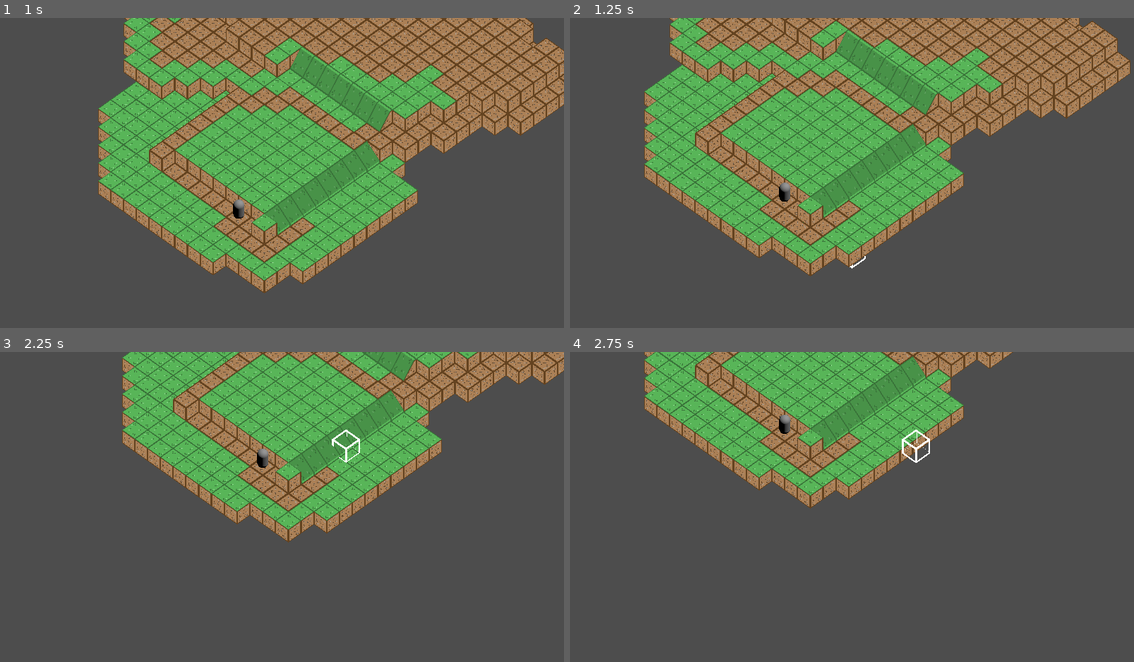
Above: before the commit, frames 1-4 (two rows, left to right).
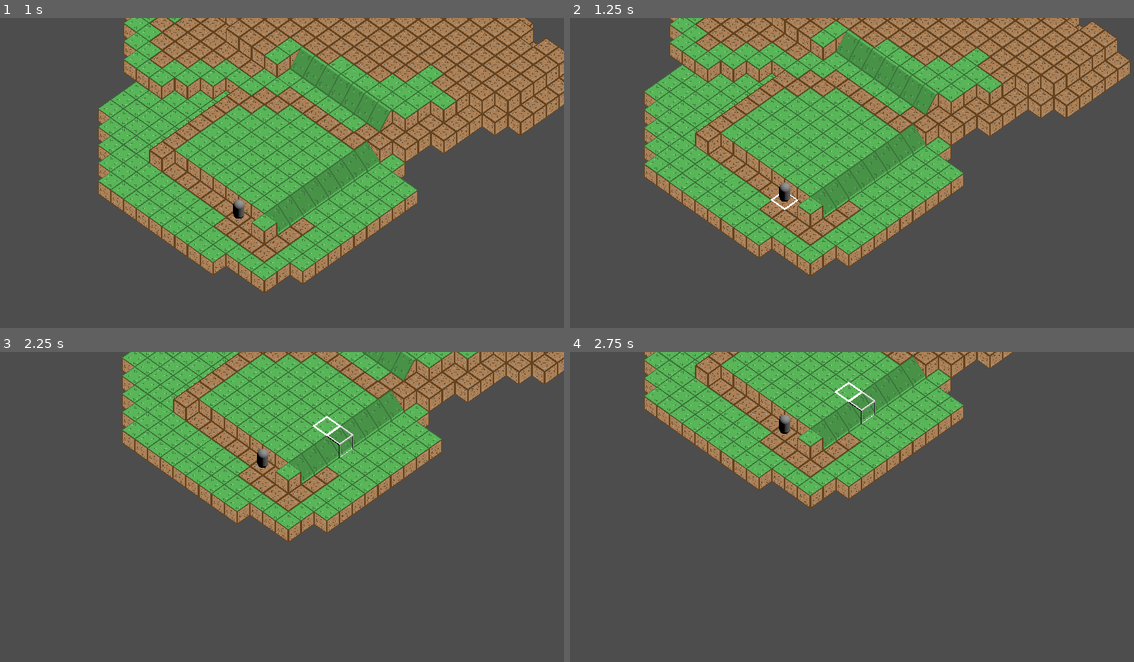
Above: after the commit, the same moments.

Repository: cannibalisticwalrus/GodotGameboardFramework
Game: Godot game, scene res://Scenes/TesterMap.tscn
Same seed, same stepped clock (60 frames per second), same inputs: the game is played once before the commit and once after it.
Inputs (mouse positions are in pixels of both pictures, inside the frame that each line leads up to):
- Up to frame 1 (1 s): tap Enter at 0.5 s; move the mouse to (406, 160) at 0.52 s; press the mouse at (406, 160) at 0.53 s; hold D (Right) from 0.53 s (still down)
- Up to frame 2 (1.25 s): keep holding D (Right)
- Up to frame 3 (2.25 s): move the mouse to (169, 525) at 1.27 s; release D (Right) at 1.28 s; release the mouse at (169, 525) at 1.28 s; hold S (Down) 1.28-2.03 s; click (169, 525) at 1.35 s; move the mouse to (338, 441) at 2.02 s; press the mouse at (338, 441) at 2.03 s; hold D (Right) from 2.03 s (still down)
- Up to frame 4 (2.75 s): keep holding D (Right)

Frame 1 is identical in both runs. In frame 2, less than 0.1% of the frame differs, in the area x 35-53%, y 56-81%; in frame 3, 0.2%; in frame 4, 0.3%, in the area x 46-64%, y 9-36%.

Commit message:
Cursor spawns additional cursors to highlight valid movement squares

Diff:
--- /dev/null
+++ b/Scenes/SelectorMesh_spawnling.gd
@@ -0,0 +1,11 @@
+extends Node3D
+
+
+# Called when the node enters the scene tree for the first time.
+func _ready():
+	pass # Replace with function body.
+
+
+# Called every frame. 'delta' is the elapsed time since the previous frame.
+func _process(delta):
+	pass;
--- /dev/null
+++ b/Scenes/SelectorMesh_spawnling.tscn
@@ -0,0 +1,10 @@
+[gd_scene load_steps=3 format=3 uid="uid://dk4rohtdhu245"]
+
+[ext_resource type="Script" path="res://Scenes/SelectorMesh_spawnling.gd" id="1_4aotc"]
+[ext_resource type="ArrayMesh" uid="uid://bl8tkfghjhxfq" path="res://Assets/Meshes/sm_CubeSelector.res" id="1_fujtb"]
+
+[node name="Node3D" type="Node3D"]
+script = ExtResource("1_4aotc")
+
+[node name="MeshInstance3D" type="MeshInstance3D" parent="."]
+mesh = ExtResource("1_fujtb")
--- /dev/null
+++ b/Scenes/Spawner.gd
@@ -0,0 +1,9 @@
+extends Node3D
+
+# Called when the node enters the scene tree for the first time.
+func _ready():
+	pass; # Replace with function body.
+
+# Called every frame. 'delta' is the elapsed time since the previous frame.
+func _process(delta):
+	pass;
--- a/Scenes/TesterMap.tscn
+++ b/Scenes/TesterMap.tscn
@@ -1,13 +1,15 @@
-[gd_scene load_steps=11 format=3 uid="uid://dcf5cty5d683y"]
+[gd_scene load_steps=13 format=3 uid="uid://b4jrymenv00qu"]
 
 [ext_resource type="MeshLibrary" uid="uid://binneyklhoj26" path="res://Assets/Libraries/ml_Basics.tres" id="1_b4xvv"]
 [ext_resource type="Script" path="res://Scripts/src_GameMode.gd" id="1_oyg00"]
-[ext_resource type="Script" path="res://Scripts/scr_GameplayCamera3D.gd" id="2_0i7bh"]
-[ext_resource type="Script" path="res://Scripts/scr_GridMap.gd" id="2_v3the"]
+[ext_resource type="Script" path="res://Scripts/scr_Gameboard.gd" id="3_xsrmb"]
 [ext_resource type="ArrayMesh" uid="uid://bl8tkfghjhxfq" path="res://Assets/Meshes/sm_CubeSelector.res" id="4_bqyx1"]
+[ext_resource type="Script" path="res://Scripts/scr_PlayerController.gd" id="4_hw2di"]
 [ext_resource type="Material" uid="uid://bdtxrtrheu3f3" path="res://Assets/Materials/M_GamplaySelector.tres" id="5_fb3rk"]
-[ext_resource type="Script" path="res://Scripts/scr_PlayerModeSelector.gd" id="7_7mvs5"]
+[ext_resource type="Script" path="res://Scripts/scr_SelectorSpawner.gd" id="7_88rtq"]
+[ext_resource type="PackedScene" uid="uid://dk4rohtdhu245" path="res://Scenes/SelectorMesh_spawnling.tscn" id="8_ivdng"]
 [ext_resource type="Script" path="res://Scripts/src_Character.gd" id="8_m8wyj"]
+[ext_resource type="Script" path="res://Scenes/Spawner.gd" id="9_8lnrv"]
 
 [sub_resource type="CapsuleMesh" id="CapsuleMesh_cyuwt"]
 
@@ -21,14 +23,14 @@
 data = {
 "cells": PackedInt32Array(0, 65535, 0, 65535, 1, 0, 65534, 1, 1441792, 65535, 2, 0, 0, 1, 917504, 65533, 65535, 0, 6553 …(9597 unchanged characters)…
 }
-script = ExtResource("2_v3the")
+script = ExtResource("3_xsrmb")
 metadata/_editor_floor_ = Vector3(-4, 2, 0)
 
 [node name="DirectionalLight3D" type="DirectionalLight3D" parent="."]
 transform = Transform3D(-0.583548, -0.74921, 0.313299, -0.023529, 0.401235, 0.915673, -0.811738, 0.526967, -0.251768, 0, 15.8287, 11.2628)
 
 [node name="Player" type="Node3D" parent="."]
-script = ExtResource("2_0i7bh")
+script = ExtResource("4_hw2di")
 
 [node name="Camera3D" type="Camera3D" parent="Player"]
 transform = Transform3D(0.707107, -0.5, 0.5, 0, 0.707107, 0.707107, -0.707107, -0.5, 0.5, 20, 40, 20)
@@ -37,19 +39,23 @@
 near = 5.0
 far = 250.0
 
-[node name="Selector" type="MeshInstance3D" parent="Player"]
+[node name="CharacterToken" type="CharacterBody3D" parent="."]
+transform = Transform3D(1.25, 0, 0, 0, 1.25, 0, 0, 0, 1.25, 1, 3.25, 1)
+script = ExtResource("8_m8wyj")
+
+[node name="MeshInstance3D" type="MeshInstance3D" parent="CharacterToken"]
+mesh = SubResource("CapsuleMesh_cyuwt")
+
+[node name="CollisionShape3D" type="CollisionShape3D" parent="CharacterToken"]
+shape = SubResource("CapsuleShape3D_xfsae")
+
+[node name="Selector" type="Node3D" parent="."]
+script = ExtResource("9_8lnrv")
+
+[node name="MainSelector" type="MeshInstance3D" parent="Selector"]
 mesh = ExtResource("4_bqyx1")
 skeleton = NodePath("../..")
 surface_material_override/0 = ExtResource("5_fb3rk")
 surface_material_override/1 = ExtResource("5_fb3rk")
-script = ExtResource("7_7mvs5")
-
-[node name="PlayerCharacter" type="CharacterBody3D" parent="."]
-transform = Transform3D(1.25, 0, 0, 0, 1.25, 0, 0, 0, 1.25, 1, 3.25, 1)
-script = ExtResource("8_m8wyj")
-
-[node name="MeshInstance3D" type="MeshInstance3D" parent="PlayerCharacter"]
-mesh = SubResource("CapsuleMesh_cyuwt")
-
-[node name="CollisionShape3D" type="CollisionShape3D" parent="PlayerCharacter"]
-shape = SubResource("CapsuleShape3D_xfsae")
+script = ExtResource("7_88rtq")
+spawn_scene = ExtResource("8_ivdng")
--- /dev/null
+++ b/Scripts/scr_Gameboard.gd
@@ -0,0 +1,11 @@
+extends GridMap
+class_name GameBoard;
+
+var occupiedGridCells := {};
+var gridCellsInRange:Array;
+
+func getOccupiedGridCells()->Dictionary:
+	return occupiedGridCells;
+
+func getGridCellsInRange(distanceFromCenter:int, startingGridLocation:Vector3i, offLimitsArray:Array)->Array:
+	return [startingGridLocation, Vector3i(startingGridLocation.x+1,startingGridLocation.y,startingGridLocation.z)];
--- a/Scripts/scr_GridMap.gd
+++ /dev/null
@@ -1,2 +0,0 @@
-extends GridMap
-class_name GameBoard;
--- a/Scripts/scr_GameplayCamera3D.gd
+++ b/Scripts/scr_PlayerController.gd
@@ -21,6 +21,8 @@
 		self.rotate(Vector3(0,1,0), PI/2);
 	if event.is_action_pressed("RotateRight"):
 		self.rotate(Vector3(0,1,0), -PI/2);
+	if event.is_action_pressed("SelectItem"):
+		$"../Selector/MainSelector".selectAtCurrentLocation();
 
 func _process(delta):
 	up=Input.is_action_pressed("Up");
--- a/Scripts/scr_PlayerModeSelector.gd
+++ /dev/null
@@ -1,35 +0,0 @@
-extends MeshInstance3D
-class_name cursor_playerMode
-
-@onready var gridMap:GridMap = $"../../GridMap";
-@onready var player:Node3D = $"..";
-var isCurrentSelection:bool = false;
-var currentSelectionLocation:Vector3i;
-
-func _input(event):
-	if(event.is_action_pressed("SelectItem")):
-		var gridMapCellAtCursor = gridMap.local_to_map(player.cursorLocation3d);
-		if(isCurrentSelection):
-			isCurrentSelection = (gridMapCellAtCursor==currentSelectionLocation);
-			currentSelectionLocation=gridMapCellAtCursor;
-			return;
-		isCurrentSelection = true;
-
-func _process(delta):
-	if(!isCurrentSelection):
-		updateSelectorLocation();
-	if(characterIsSelected()):
-		return; #displayCharacterMovementOptions(currentSelection);
-
-func updateSelectorLocation():
-	var gridMapCellAtCursor = gridMap.local_to_map(player.cursorLocation3d);
-	if (gridMap.get_cell_item(gridMapCellAtCursor)>=0):
-		var localLocationAtGridMapCell = gridMap.map_to_local(gridMapCellAtCursor);
-		var globalLocationAtGridMapCell = gridMap.to_global(localLocationAtGridMapCell);
-		self.global_position = globalLocationAtGridMapCell;
-
-func characterIsSelected()->bool:
-	return false;
-
-func displayCharacterMovementOptions(aPlayerCharacter):
-	pass;
--- /dev/null
+++ b/Scripts/scr_SelectorSpawner.gd
@@ -0,0 +1,55 @@
+extends MeshInstance3D
+
+@export var spawn_scene: PackedScene
+@onready var gridMap:GridMap = $"../../GridMap";
+@onready var player:Node3D = $"../../Player";
+@onready var character:playerCharacter=$"../../PlayerCharacter";
+@onready var parent:Node3D = $"..";
+
+var isCurrentSelection:bool = false;
+var currentSelectionLocation:Vector3i;
+
+func selectAtCurrentLocation()->void:
+	var gridMapCellAtCursor = gridMap.local_to_map(player.cursorLocation3d);
+
+	#If there is a current selection, unlock the cursor if user clicked off it
+	if(isCurrentSelection):
+		isCurrentSelection = (gridMapCellAtCursor==currentSelectionLocation);
+		destroyChildren();
+		return;
+
+	#If the cell at the cursor is not of type empty, select the cell, lock the cursor, get the cells in range of the cursor, print them (To Console = Debug/To Screen = Default)
+	if (gridMap.get_cell_item(gridMapCellAtCursor)>=0):
+		isCurrentSelection = true;
+		currentSelectionLocation=gridMapCellAtCursor;
+		var returnArray = []
+		returnArray = gridMap.getGridCellsInRange(5, gridMapCellAtCursor, returnArray);
+		print(returnArray);
+		for availableCell in returnArray:
+			print("Creating cube at: ", availableCell);
+			var localLocationAtGridMapCell = gridMap.map_to_local(availableCell);
+			var globalLocationAtGridMapCell = gridMap.to_global(localLocationAtGridMapCell);
+			spawnAtLocation(globalLocationAtGridMapCell);
+	return;
+
+func spawnAtLocation(spawnLocation:Vector3) -> void:
+	var spawn := spawn_scene.instantiate() as Node3D;
+	add_child(spawn);
+	spawn.global_position = spawnLocation;
+	return;
+
+func destroyChildren() -> void:
+	for _i in self.get_children():
+		_i.queue_free();
+	return;
+
+func _process(delta)->void:
+	if(!isCurrentSelection):
+		updateSelectorLocation();
+
+func updateSelectorLocation()->void:
+	var gridMapCellAtCursor = gridMap.local_to_map(player.cursorLocation3d);
+	if (gridMap.get_cell_item(gridMapCellAtCursor)>=0):
+		var localLocationAtGridMapCell = gridMap.map_to_local(gridMapCellAtCursor);
+		var globalLocationAtGridMapCell = gridMap.to_global(localLocationAtGridMapCell);
+		self.global_position = globalLocationAtGridMapCell;
--- a/Scripts/src_Character.gd
+++ b/Scripts/src_Character.gd
@@ -1,2 +1,10 @@
 extends CharacterBody3D
 class_name playerCharacter;
+
+var characterMovementSpeed:int = 25;
+
+func getCharacterSpeed():
+	return characterMovementSpeed/5;
+
+func moveCharacter(newCharacterLocation: Vector3)->void:
+	return;
--- a/Scripts/src_GameMode.gd
+++ b/Scripts/src_GameMode.gd
@@ -7,6 +7,7 @@
 ###########################################################
 
 var gameMode:int = 1; #Gamemode 0 - Level Designer; Gamemode 1 - Game Master; Gamemode 2 - Player
+var debugMode:int = 0; #0->OFF:1->LightDebugging:2->HeavyDebugging
 
 func getGameMode():
 	return gameMode;
Not shown: 8 places in Assets/Libraries/ml_Basics.tres that only renumber resources
